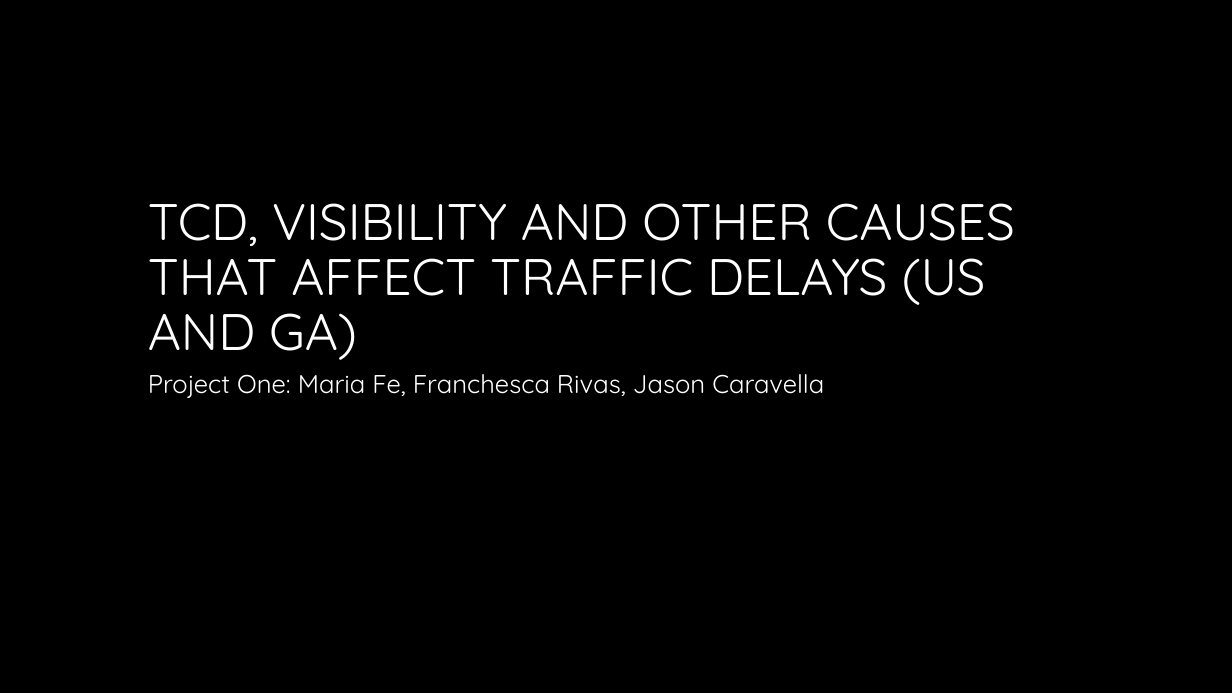
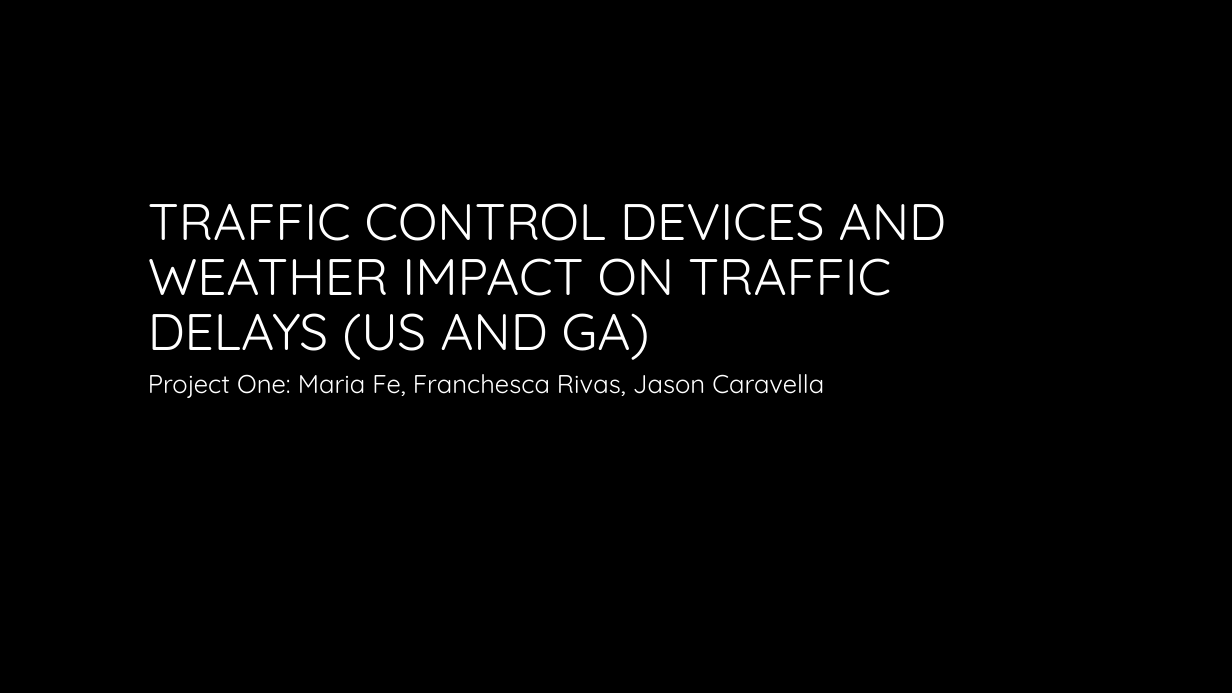
Before and after one commit to caravella483/project1, a slide deck: slide 1 of project1.pptx. Drawn at 1232x693 pixels with LibreOffice and Linux fonts; fonts in the diff are those of the drawing; background and template pictures are left out. Boxes give left, top, right and bottom in pixels: in the first picture for what was removed or moved away, otherwise in the second. Text is boxed around its words. In the diff, an @@ line names an element or a change of style, - is before the commit and + after.

```diff
--- a/project1.pptx
+++ b/project1.pptx
@@ title at (148,203,946,360): text changed @@
-TCD, VISIBILITY AND OTHER CAUSES THAT AFFECT TRAFFIC DELAYS (US AND GA)
+TRAFFIC CONTROL DEVICES AND WEATHER IMPACT ON TRAFFIC DELAYS (US AND GA)
```
Also in this commit, not shown: 1 other slide changed, 1 other file.
